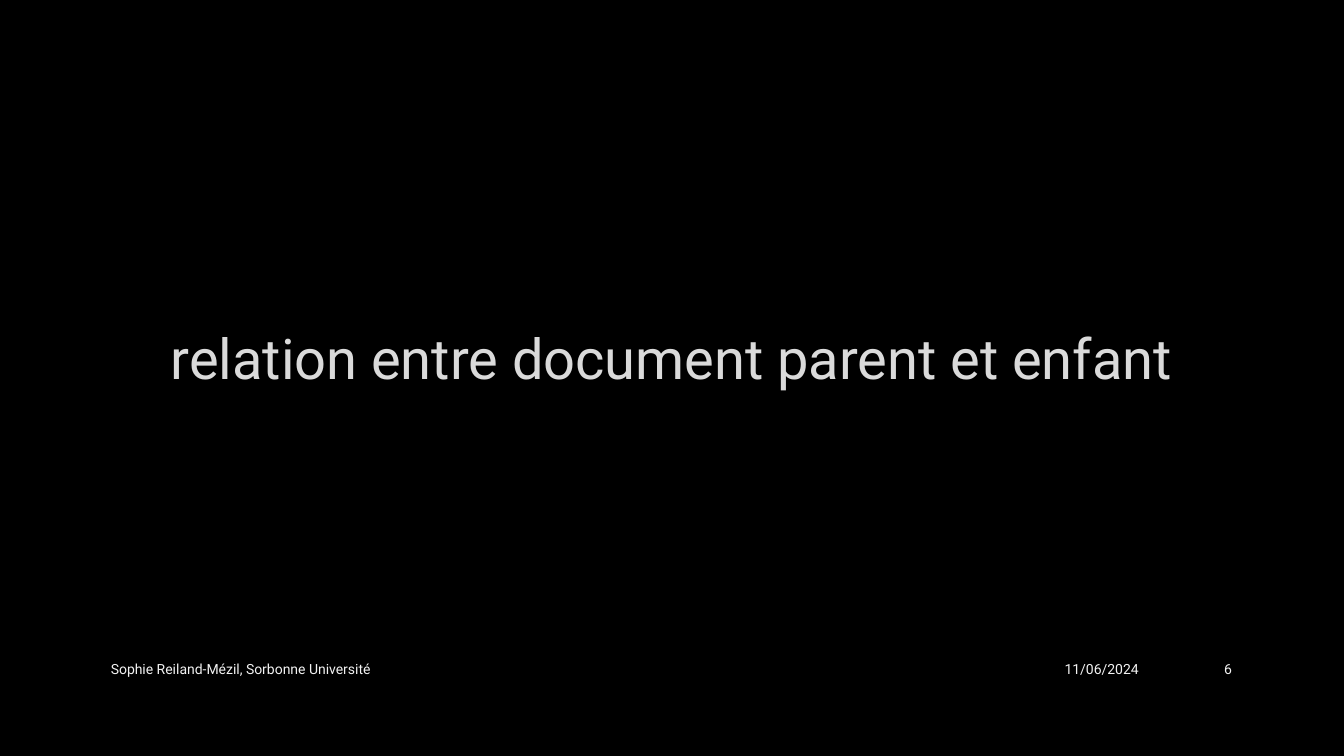
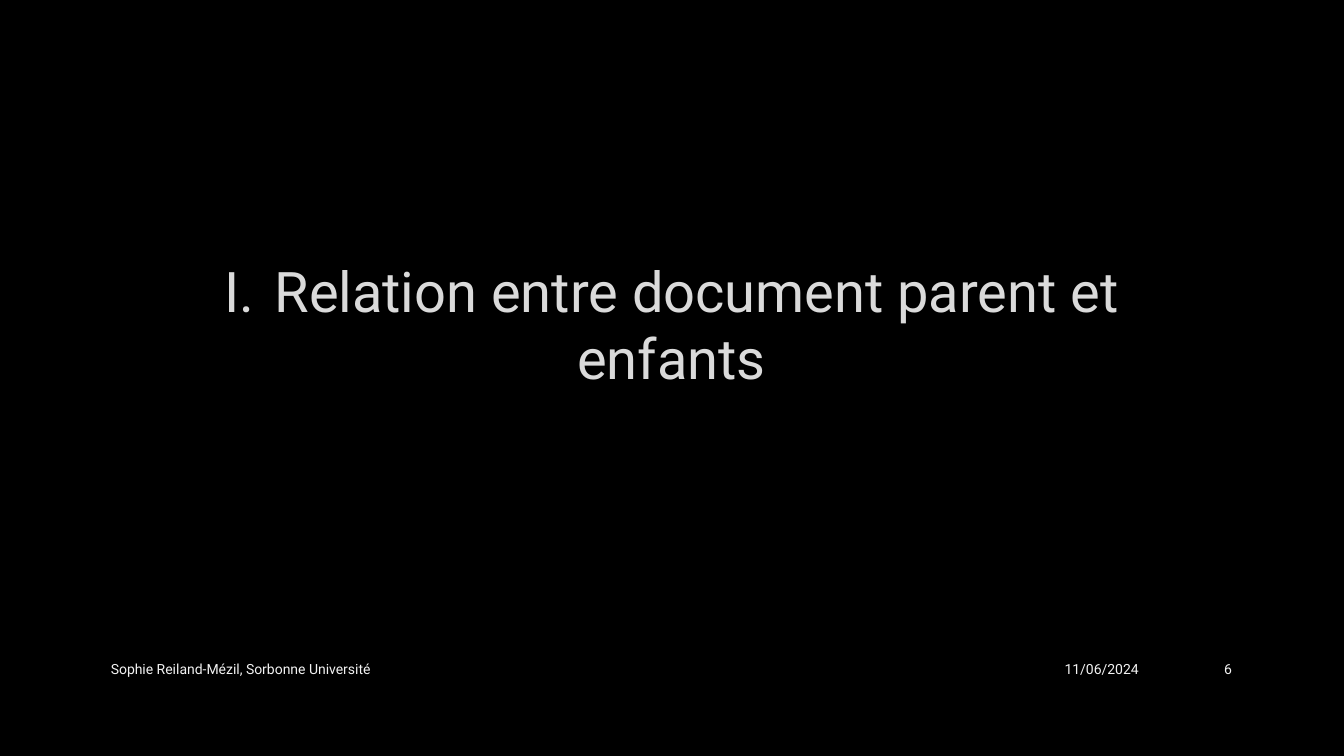
Before and after one commit to SophieReiland/graupner, a slide deck: slide 6 of presentations/Présentation_groupe_MEI.pptx. Drawn at 1344x756 pixels with LibreOffice and Linux fonts; fonts in the diff are those of the drawing; background and template pictures are left out. Boxes give left, top, right and bottom in pixels: in the first picture for what was removed or moved away, otherwise in the second. Text is boxed around its words. In the diff, an @@ line names an element or a change of style, - is before the commit and + after.

```diff
--- a/presentations/Présentation_groupe_MEI.pptx
+++ b/presentations/Présentation_groupe_MEI.pptx
@@ title at bbox=[224, 270, 1118, 380]: text changed @@
-relation entre document parent et enfant
+I. Relation entre document parent et enfants
```
Also in this commit, not shown: 18 other slides changed, 10 slides added.
